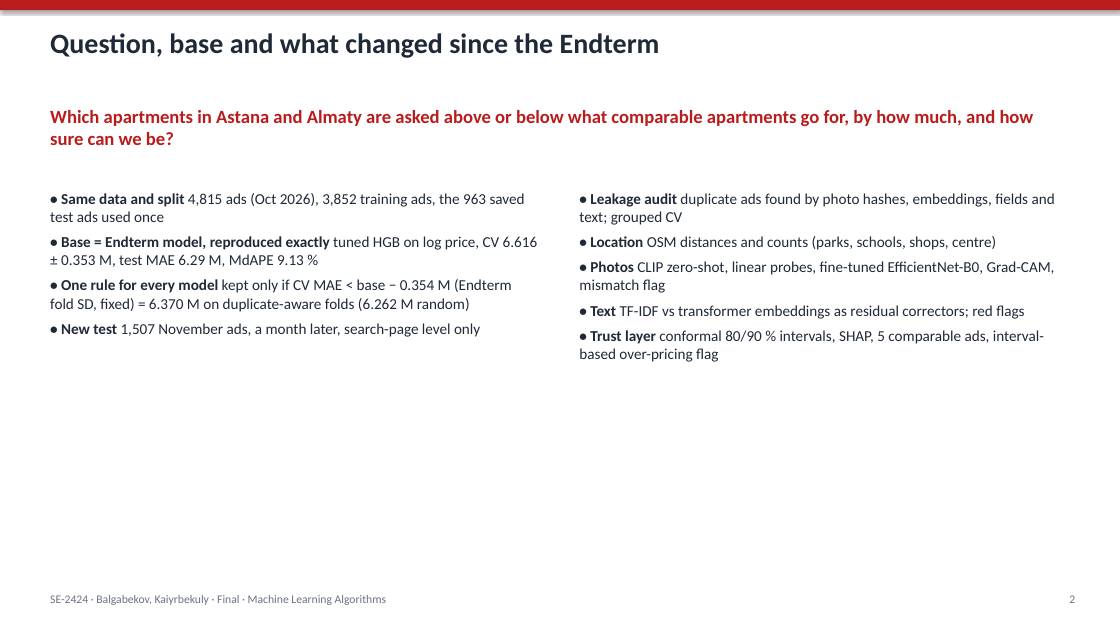
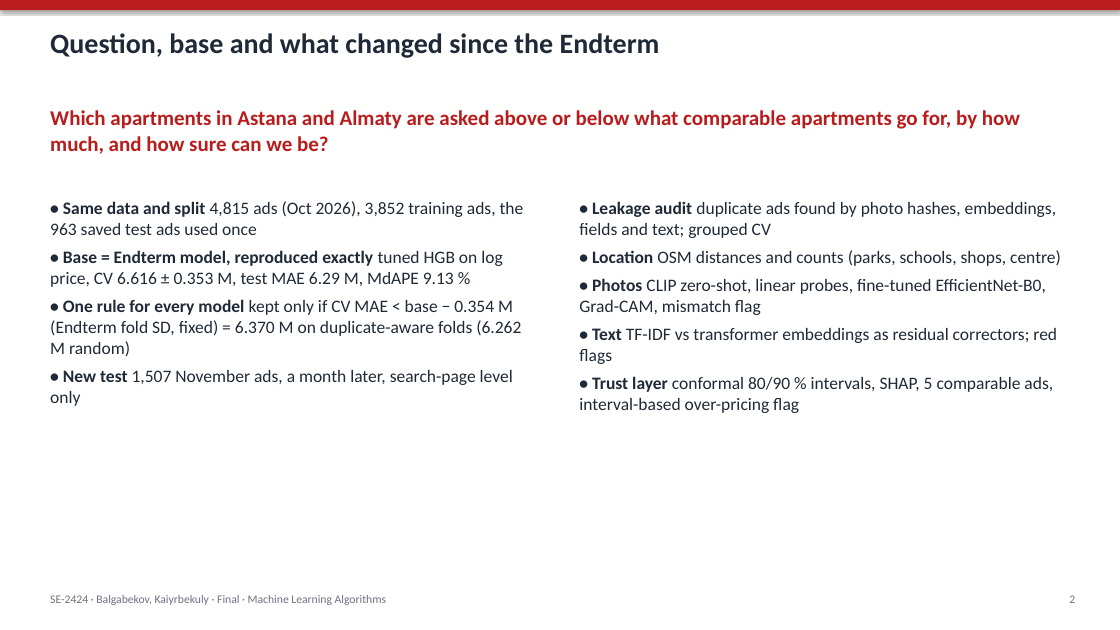
Before and after one commit to Newterios/mla_midtem, a slide deck: slide 2 of slides/Final_SE-2424_slides.pptx. Drawn at 1120x630 pixels with LibreOffice and Linux fonts; fonts in the diff are those of the drawing. Boxes give left, top, right and bottom in pixels: in the first picture for what was removed or moved away, otherwise in the second. Text is boxed around its words. In the diff, an @@ line names an element or a change of style, - is before the commit and + after.

Commit message:
Slides: one readable figure per slide, fusion table and figure split, test table with plain column names, real app screenshot; app: empty optional number boxes arrive as 0 and now mean 'not given', SHAP title kept inside the figure

```diff
--- a/slides/Final_SE-2424_slides.pptx
+++ b/slides/Final_SE-2424_slides.pptx
@@ text "Which apartments in Astana and ..." at (x1=50, y1=110, x2=1020, y2=154): size 16 to 18 pt @@
@@ text "• Same data and split ..." moved from (x1=50, y1=193, x2=538, y2=337) to (x1=50, y1=201, x2=524, y2=406) @@
@@ text "• Same data and split ..." at (x1=50, y1=201, x2=524, y2=406): size 13 to 15 pt @@
@@ text "• Leakage audit duplicate ads ..." moved from (x1=579, y1=193, x2=1055, y2=362) to (x1=579, y1=201, x2=1061, y2=413) @@
@@ text "• Leakage audit duplicate ads ..." at (x1=579, y1=201, x2=1061, y2=413): size 13 to 15 pt @@
```
Also in this commit, not shown: 13 other slides changed, 3 slides added, 6 other files.
